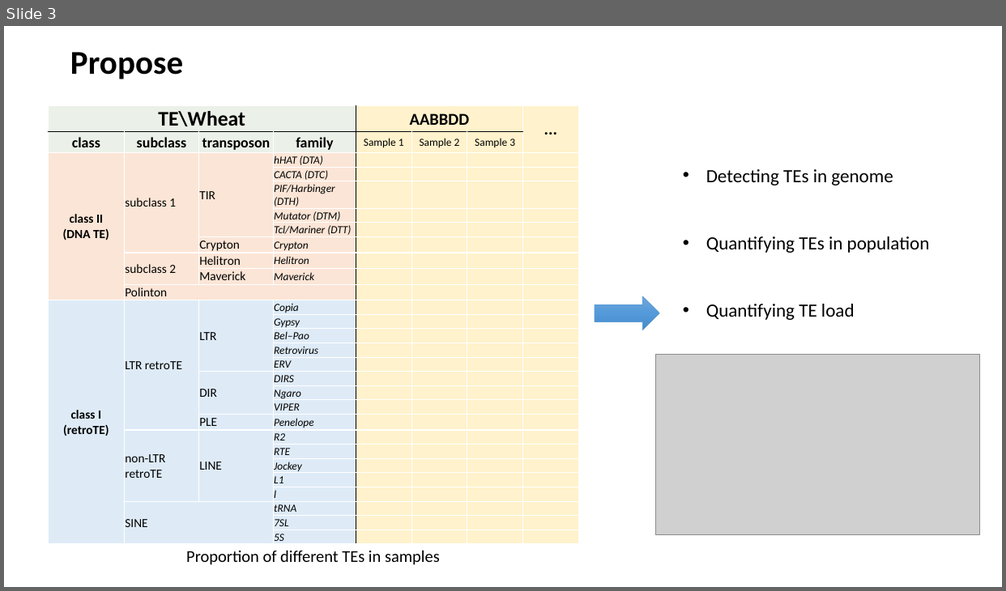
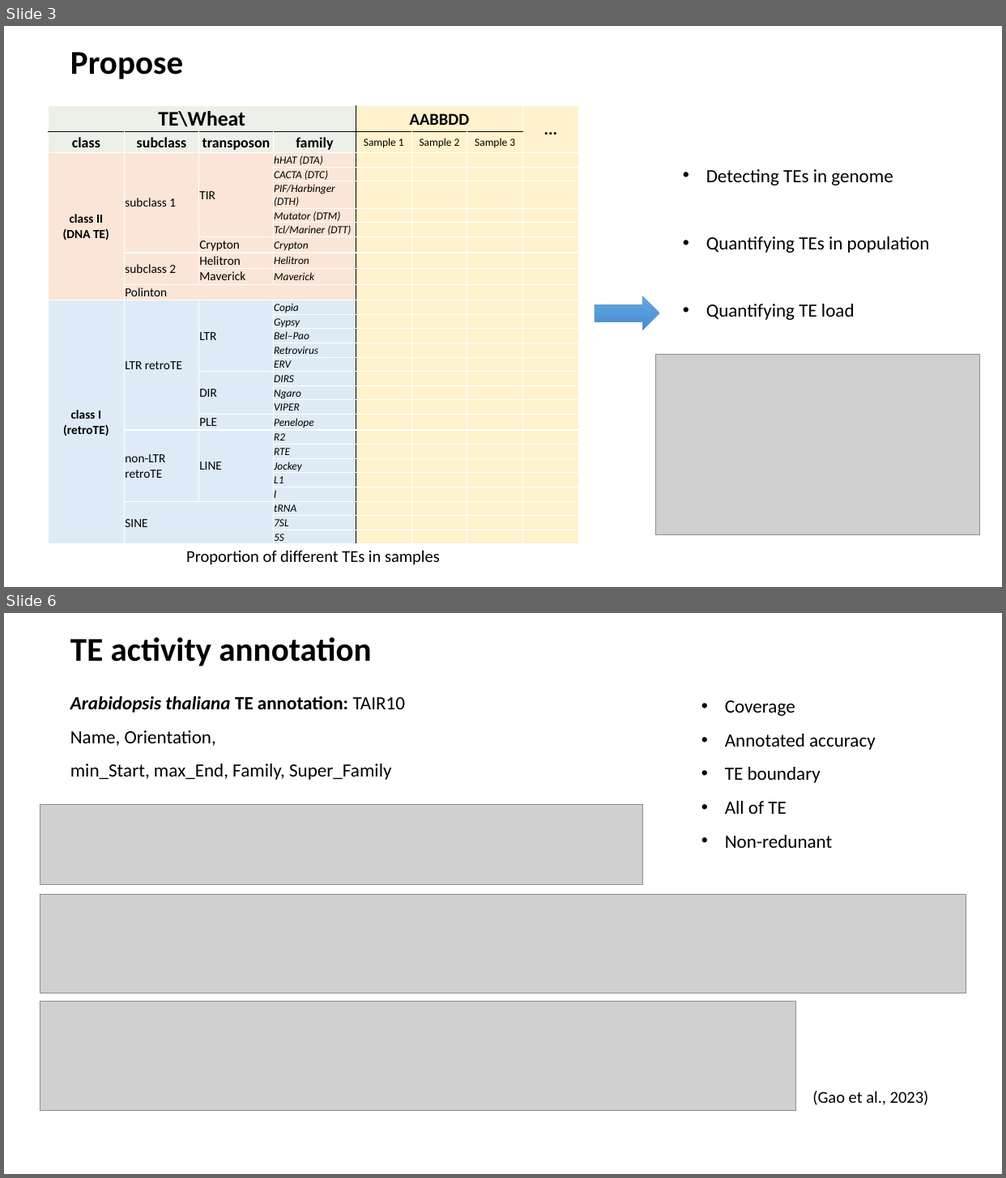
Before and after one commit to SirLearning/GeneticsNotes, a slide deck: undergraduate/Presentation.pptx. Shown one above the other, each under a label of ours: slide 3 before the commit, slides 3 and 6 after it; the slides between them are not shown. The pictures are 1006x591 and 1006x1178 pixels, drawn with LibreOffice and Linux fonts; fonts in the diff are those of the drawing; grey boxes stand for pictures. Boxes give left, top, right and bottom in pixels: in the first picture for what was removed or moved away, otherwise in the second. Text is boxed around its words. In the diff, an @@ line names an element or a change of style, - is before the commit and + after.

```diff
--- a/undergraduate/Presentation.pptx
+++ b/undergraduate/Presentation.pptx
@@ slide 6 added at (4, 613, 1002, 1174), background #FFFFFF @@
@@ title added at (70, 637, 371, 666), 32 pt, text #000000, bold @@
+TE activity annotation
@@ text added at (70, 696, 405, 780), 18 pt, text #000000 @@
+Arabidopsis thaliana TE annotation: TAIR10
+Name, Orientation,
+min_Start, max_End, Family, Super_Family
@@ text added at (725, 700, 876, 848), 18 pt, text #000000 @@
+• Coverage
+• Annotated accuracy
+• TE boundary
+• All of TE
+• Non-redunant
@@ picture added at (40, 805, 642, 885) @@
@@ picture added at (40, 895, 966, 993) @@
@@ picture added at (40, 1002, 796, 1111) @@
@@ text added at (812, 1091, 929, 1105), 16 pt, text #000000 @@
+(Gao et al., 2023)
```
Also in this commit, not shown: 1 slide changed, 1 other slide added, 1 other file.
